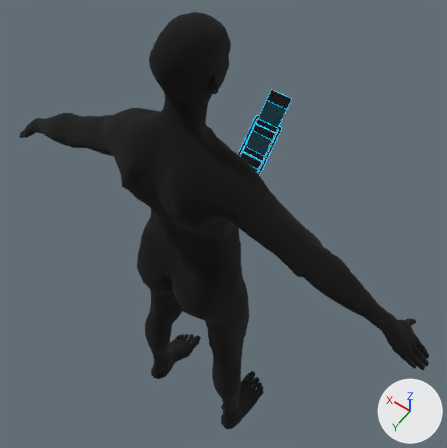
The glTF model src/assets/gltf/human.glb, before and after one commit.
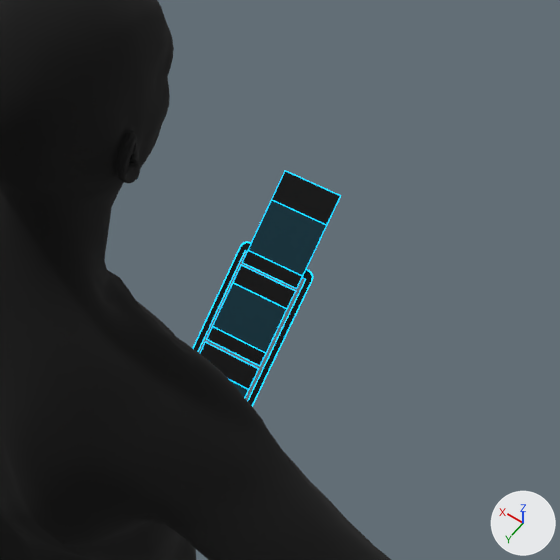
The first picture shows the older version from a 50 mm camera at (-0.762, 0.867, 2.709) aimed at (0.01, -0.214, 1.01). The close-ups show both versions on the part from 37% to 83% of the width and 6% to 52% of the height of that picture; other places that the commit changed are outside them. Lighting does not change. The marker at lower right points along +X, +Y and +Z. Where no turn or scale is listed for an object, it has been applied to the vertices. Vertices at the same position are counted once.

The first close-up shows 'm_ca01', 'phone', 'phone_fb_post.023', 'phone_fb_post.024', 'phone_fb_post.031'.
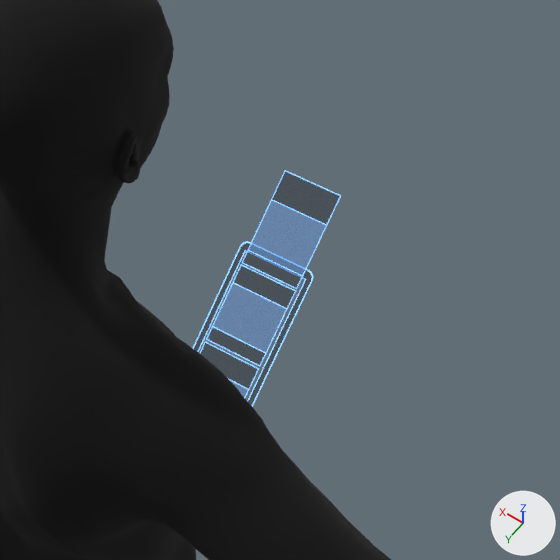
Where the change shows, as pixel boxes [x1, y1, x2, y2] in the close-ups (560 x 560 px; the box of a moved part takes in the faces that stretch with it):
'phone_fb_post.031', surface changed, recoloured
    both: [242, 170, 341, 289]
'phone_fb_post.023', surface changed, recoloured
    both: [206, 264, 296, 367]
'phone', surface changed, recoloured
    both: [193, 241, 313, 407]
'phone_fb_post.024', surface changed, recoloured (black to grey)
    both: [200, 342, 259, 398]
part 1 of me_plane, moved or reshaped
    both: [197, 243, 307, 352]
part 2 of me_plane, recoloured (cyan to blue)
    both: [193, 241, 313, 407]

The edits, one by one:
Material 'dark_blue' (mat_dark_blue) changes colour from dark cyan #002833 to blue #4e719d; in linear values from (0.0, 0.0208, 0.0331) to (0.077, 0.165, 0.336).
In material 'dark_blue' (mat_dark_blue), emission_color goes from (0.0, 0.00627, 0.00902) (black #001218) to (0.0762, 0.165, 0.337) (blue #4e719d).
In material 'dark_blue' (mat_dark_blue), alpha goes from 1.0 to 0.5.
In material 'black' (mat_black), alpha goes from 1.0 to 0.5.
Material 'blue_glow' (mat_blue_glow) changes colour from cyan #00c6ff to blue #7fb8ff; in linear values from (0.0, 0.564, 1.0) to (0.214, 0.479, 1.0).
In material 'blue_glow' (mat_blue_glow), emission_color goes from (0.0, 0.565, 1.0) (cyan #00c6ff) to (0.214, 0.479, 1.0) (blue #7fb8ff).
me_plane has 44 vertices, 65 faces and spans x -0.0517..0.0517, y -0.0626..0.0803, z -0.0702..0.0671.
me_plane is used by ob_phone; location (-0.003, -0.391, 1.251).
me_plane no longer uses material mat_black_002 (black #000000).
Part 1, on me_plane:
11 faces are deleted.
8 new faces join them, mat_black (black #000000).
3 new faces join them, mat_blue_glow (blue #7fb8ff).
me_plane part 2: 37 faces spanning x -0.0517..0.0517, y -0.0626..0.0803, z -0.0702..0.0671 switch from mat_blue_glow_002 (cyan #00c6ff) to mat_blue_glow (blue #7fb8ff).
me_plane now uses material mat_black (black #000000).
